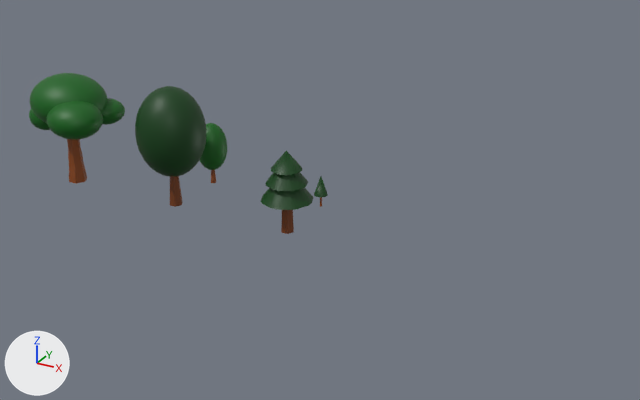
A saved change to the FBX model Assets/Models from Blender/Flora.fbx.
The view is the same before and after, from a 50 mm lens placed at (9.99, -9.92, 5.56), pointed at (4.19, 0.62, 0.29). The lights are fixed; the arrows at lower left show +X, +Y and +Z. Where no turn or scale is listed for an object, it has been applied to the vertices.

In view in the first picture: 'Leaves.001', 'Leaves.002', 'Leaves.003', 'Leaves.004', 'Stem'.
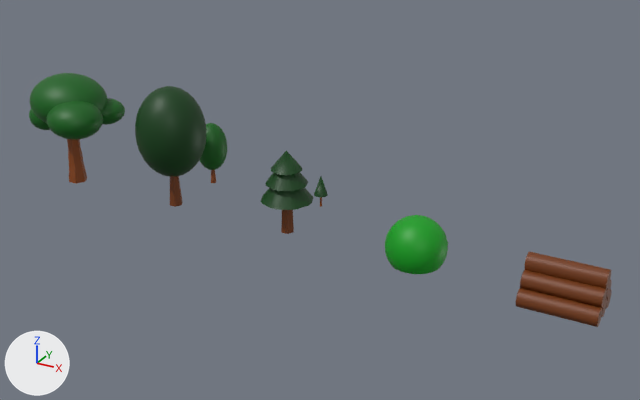
Where the newer file only moved an object's origin or applied its transform, the numbers keep the older frame.

What differs and where, as boxes [x1, y1, x2, y2] in the pictures (640 x 400 px):
'Cylinder', added (brown)
    after: [516, 252, 612, 327]
'Bush', added (green)
    after: [385, 215, 448, 274]

The change, as a list of edits to the scene's bpy script:
```text
Add me_cylinder_002:
    me_cylinder_002.from_pydata(...)  # 109 vertices, 67 faces; spans x -0.5..0.5, y -0.375..0.375, z -0.125..0.522
    me_cylinder_002.materials.append(mat_dark_brown)  # brown #743a10
Add me_sphere_018:
    me_sphere_018.from_pydata(...)  # 385 vertices, 385 faces; spans x -0.42..0.42, y -0.42..0.42, z -0.336..0.318
    me_sphere_018.materials.append(mat_light_green)  # green #009c17
Add ob_cylinder:
    ob_cylinder = bpy.data.objects.new('Cylinder', me_cylinder_002)
    ob_cylinder.location = (8.0, 0.0, 0.0)
Add ob_bush:
    ob_bush = bpy.data.objects.new('Bush', me_sphere_018)
    ob_bush.location = (6.0, 0.0, 0.34)
```
